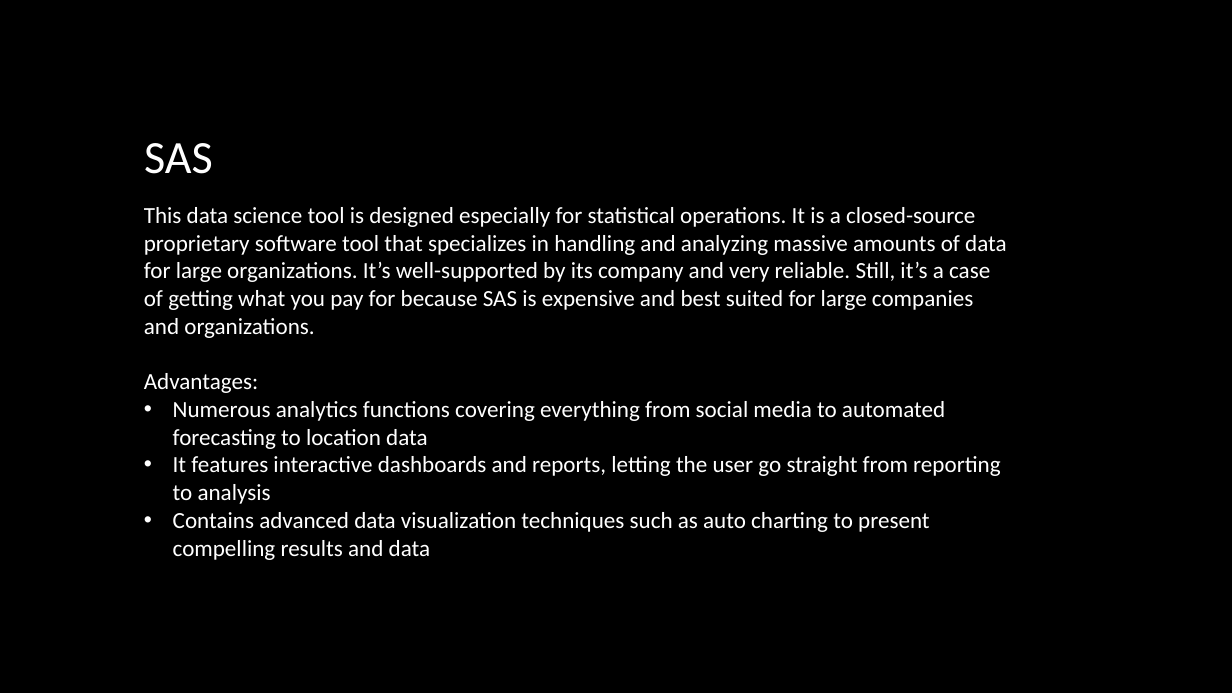
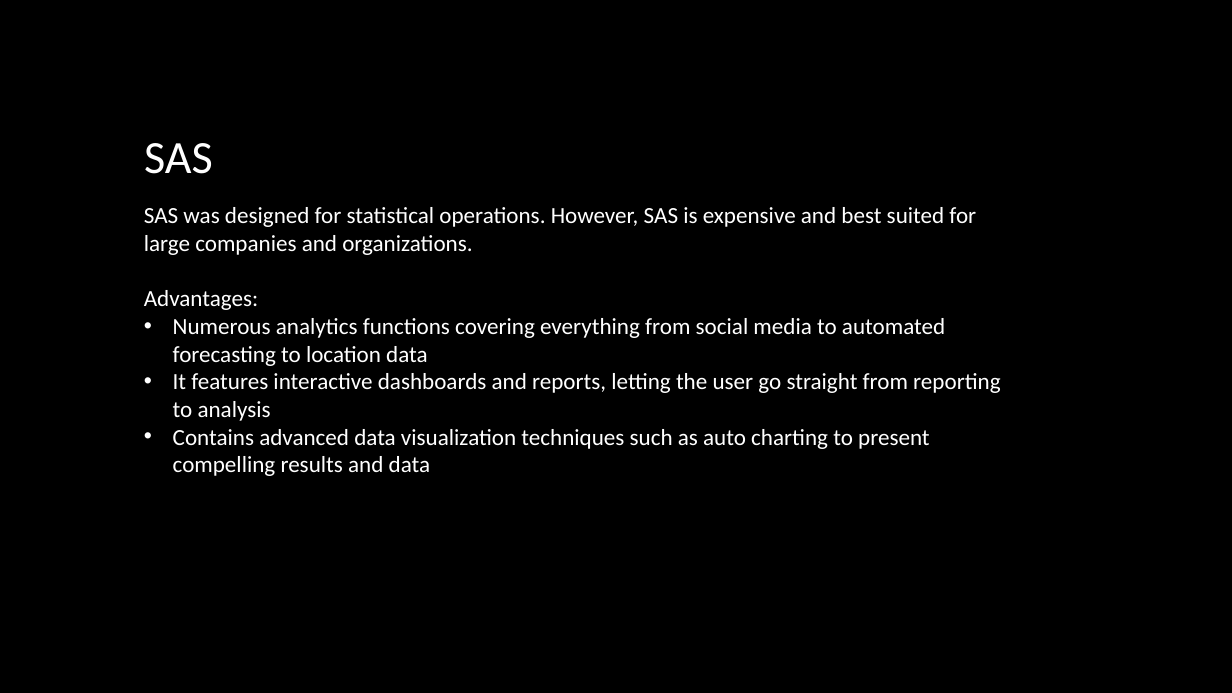
Before and after one commit to dalikey/portfolio-data-science, a slide deck: slide 4 of Most popular Data Science tools.pptx. Drawn at 1232x693 pixels with LibreOffice and Linux fonts; fonts in the diff are those of the drawing; background and template pictures are left out. Boxes give left, top, right and bottom in pixels: in the first picture for what was removed or moved away, otherwise in the second. Text is boxed around its words. In the diff, an @@ line names an element or a change of style, - is before the commit and + after.

```diff
--- a/Most popular Data Science tools.pptx
+++ b/Most popular Data Science tools.pptx
@@ text at bbox=[144, 207, 976, 255]: text changed @@
-This data science tool is designed especially for statistical operations. It is a closed-source proprietary software tool that specializes in handling and analyzing massive amounts of data for large organizations. It’s well-supported by its company and very reliable. Still, it’s a case of getting what you pay for because SAS is expensive and best suited for large companies and organizations.
+SAS was designed for statistical operations. However, SAS is expensive and best suited for large companies and organizations.
```
Also in this commit, not shown: 8 other slides changed, 1 other file.
